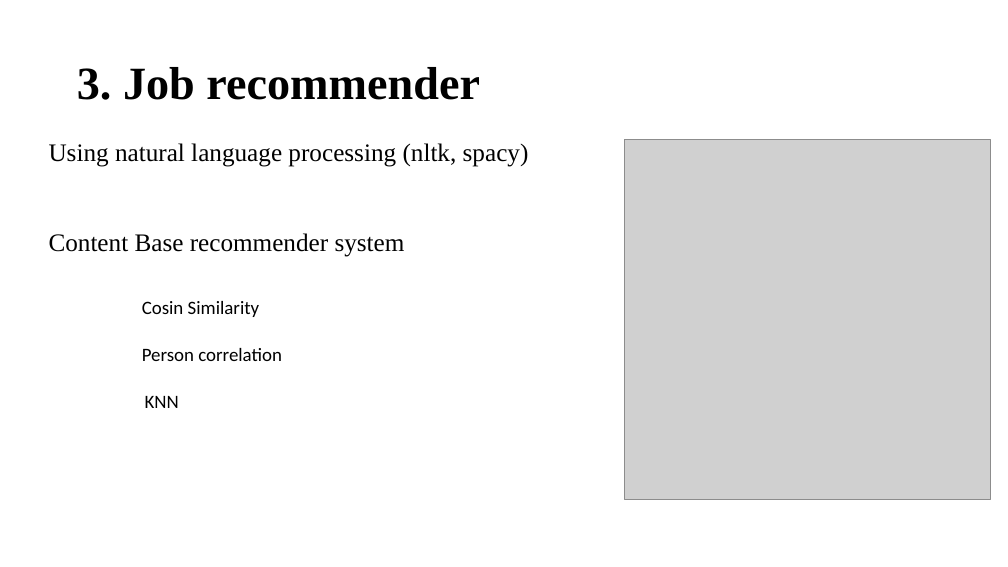
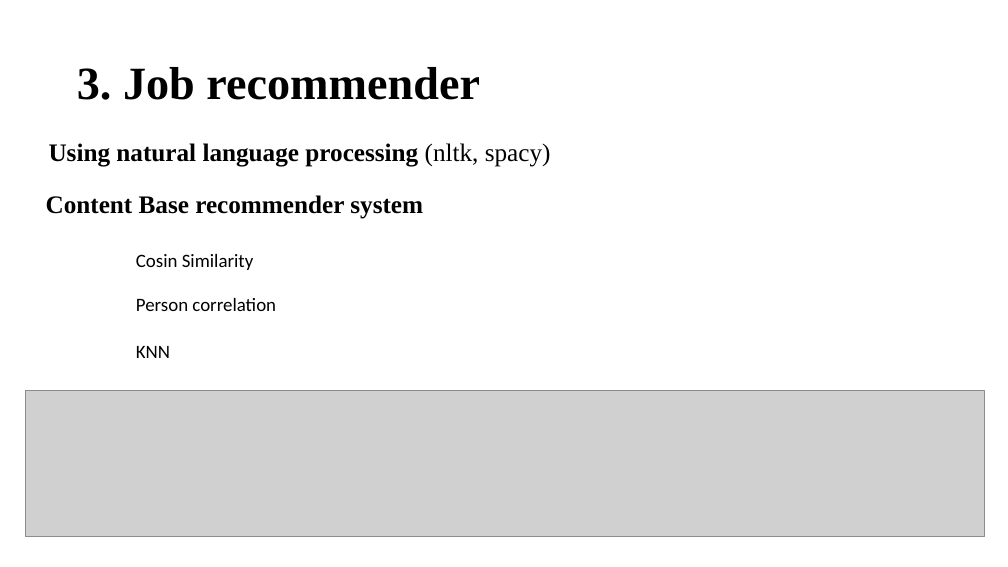
Before and after one commit to thaingoc273/Job-recommender-via-natural-language-processing, a slide deck: slide 6 of JOB RECOMMENDER.pptx. Drawn at 1008x567 pixels with LibreOffice and Linux fonts; fonts in the diff are those of the drawing; grey boxes stand for pictures. Boxes give left, top, right and bottom in pixels: in the first picture for what was removed or moved away, otherwise in the second. Text is boxed around its words. In the diff, an @@ line names an element or a change of style, - is before the commit and + after.

```diff
--- a/JOB RECOMMENDER.pptx
+++ b/JOB RECOMMENDER.pptx
@@ text "Using natural language processing (nltk, ..." at (49, 143, 551, 167): bold on in "Using natural language processing" @@
@@ picture removed at (625, 140, 991, 500) @@
@@ text "Content Base recommender system": place and size @@
-text "Content Base recommender system" at (49, 233, 405, 257)
+text "Content Base recommender system" at (46, 195, 423, 219)
@@ text "Content Base recommender system" at (46, 195, 423, 219): bold on @@
@@ text "Cosin Similarity": place and size @@
-text "Cosin Similarity" at (142, 301, 260, 317)
+text "Cosin Similarity" at (136, 254, 254, 270)
@@ text "Person correlation": place and size @@
-text "Person correlation" at (142, 348, 282, 361)
+text "Person correlation" at (136, 298, 276, 311)
@@ text "KNN": place and size @@
-text "KNN" at (145, 396, 179, 408)
+text "KNN" at (136, 346, 170, 358)
@@ picture added at (26, 390, 985, 537) @@
```
Also in this commit, not shown: 3 other slides changed, 2 other files.
